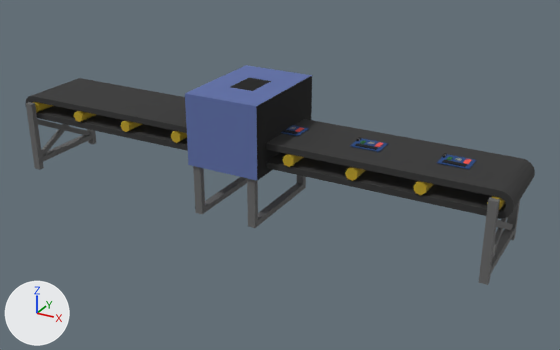
An edit to the Blender file private/blender/accuracy1.blend, drawn before and after from the same camera.
Both versions are drawn from a 50 mm camera at (6.07, -9.81, 4.34) aimed at (0.64, 0.08, -0.6). The axes (+X, +Y, +Z) are drawn at lower left. The lights are the same throughout.

The older version as bpy lines, for what is in view:
```python
ob_belt_start = bpy.data.objects.new('belt_start', me_cylindre_015)
ob_belt_start.location = (5.2, 0.0, 0.0)
ob_belt_start.rotation_euler = (1.571, 0.0, 0.0)  # degrees (90, 0, 0)
ob_belt_start.scale = (1.0, 1.0, 1.01)
ob_board_battery = bpy.data.objects.new('board_battery', me_cube_029)
ob_board_battery.location = (0.84, -0.07, 0.22)
ob_board_battery.scale = (0.163, 0.0394, 0.00593)
ob_board_cpu = bpy.data.objects.new('board_cpu', me_cube_020)
ob_board_cpu.location = (0.85, 0.1, 0.22)
ob_board_cpu.scale = (0.0401, 0.0394, 0.00347)
ob_board_main = bpy.data.objects.new('board_main', me_cube_033)
ob_board_main.location = (0.84, 0.03, 0.21)
ob_board_main.scale = (0.226, 0.179, -0.00408)
ob_board_main_001 = bpy.data.objects.new('board_main.001', me_cube_034)
ob_board_main_001.location = (2.14, 0.03, 0.21)
ob_board_main_001.scale = (0.226, 0.179, -0.00408)
ob_board_port1_001 = bpy.data.objects.new('board_port1.001', me_cube_035)
ob_board_port1_001.location = (1.93, 0.15, 0.23)
ob_board_port1_001.scale = (0.0145, 0.0145, 0.0145)
ob_board_port2_001 = bpy.data.objects.new('board_port2.001', me_cube_036)
ob_board_port2_001.location = (1.93, 0.12, 0.23)
ob_board_port2_001.scale = (0.0145, 0.0145, 0.0145)
ob_board_ssd = bpy.data.objects.new('board_ssd', me_cube_026)
ob_board_ssd.location = (0.97, 0.09, 0.22)
ob_board_ssd.scale = (0.0395, 0.0857, 0.00365)
ob_cpu_chip = bpy.data.objects.new('cpu_chip', me_cube_028)
ob_cpu_chip.location = (0.85, 0.1, 0.22)
ob_cpu_chip.scale = (0.0238, 0.0238, 0.00168)
# also in view: 'machine' at (0.17, 0.0, 0.27); 'foot3.003' at (0.65, 0.0, -1.07); 'foot3.002' at (-0.32, 0.0, -1.07); 'foot2.005' at (0.65, -0.79, -0.71); 'machine.001' at (0.78, 0.0, 0.27)
```
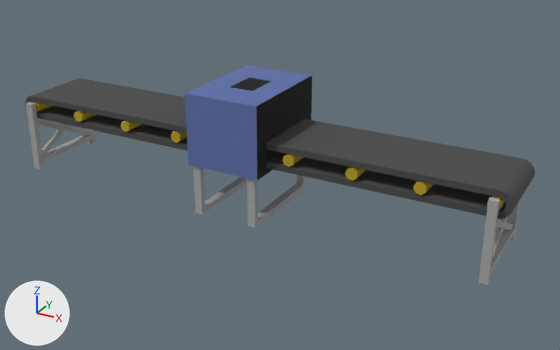
Changed parts and their boxes (x1, y1, x2, y2) in the pictures (560 x 350 px):
'belt_start', recoloured (black to grey)
    both: (25, 78, 535, 219)
'foot3.001', recoloured
    both: (479, 197, 520, 285)
'foot3', recoloured
    both: (26, 102, 96, 170)
'foot3.003', recoloured (black to grey)
    both: (258, 183, 303, 225)
'foot2.005', recoloured
    both: (247, 178, 258, 228)
'foot2.002', recoloured
    both: (193, 166, 205, 214)
'foot3.002', recoloured (black to grey)
    both: (205, 177, 247, 212)
'board_main.002', deleted
    before: (437, 154, 476, 169)
'board_main.001', deleted
    before: (350, 138, 388, 152)
'board_main', deleted
    before: (281, 125, 309, 136)
'foot2.006', recoloured
    both: (297, 175, 306, 189)
'board_battery.002', deleted
    before: (442, 160, 467, 167)
'board_battery.001', deleted
    before: (355, 143, 378, 150)
'board_battery', deleted
    before: (282, 130, 298, 134)
'board_ssd.002', deleted
    before: (463, 159, 472, 164)
'board_ssd.001', deleted
    before: (375, 142, 384, 147)
'board_ssd', deleted
    before: (295, 127, 304, 132)

The change, as a diff of the scene's bpy script:
```diff
--- a/private/blender/accuracy1.blend.py
+++ b/private/blender/accuracy1.blend.py
@@ mat_black @@
 mat_black = principled_material('black')
-mat_black.base_color = (0.0311, 0.0311, 0.0311)  # black #313131
+mat_black.base_color = (0.0668, 0.0668, 0.0668)  # dark grey #494949
 mat_black.roughness = 0.9
@@ mat_grey @@
 mat_grey = principled_material('grey')
-mat_grey.base_color = (0.138, 0.138, 0.138)  # dark grey #686868
+mat_grey.base_color = (0.393, 0.393, 0.393)  # grey #a8a8a8
 mat_grey.roughness = 0.9
@@ me_cube_009 @@
 me_cube_009.from_pydata(...)  # 8 vertices, 6 faces; spans x -1.0..1.0, y -1.0..1.0, z -1.0..0.78
-me_cube_009.materials.append(mat_grey_001)  # dark grey #686868
+me_cube_009.materials.append(mat_grey)  # grey #a8a8a8
@@ me_cube_008 @@
 me_cube_008.from_pydata(...)  # 8 vertices, 6 faces; spans x -1.0..1.0, y -1.0..1.0, z -1.0..1.0
-me_cube_008.materials.append(mat_grey_001)  # dark grey #686868
+me_cube_008.materials.append(mat_grey)  # grey #a8a8a8
@@ me_cube_019 @@
 me_cube_019.from_pydata(...)  # 8 vertices, 6 faces; spans x -1.0..1.0, y -1.0..1.0, z -1.0..0.78
-me_cube_019.materials.append(mat_grey_005)  # dark grey #686868
+me_cube_019.materials.append(mat_grey)  # grey #a8a8a8
@@ me_cube_018 @@
 me_cube_018.from_pydata(...)  # 8 vertices, 6 faces; spans x -1.0..1.0, y -1.0..1.0, z -1.0..0.78
-me_cube_018.materials.append(mat_grey_004)  # dark grey #686868
+me_cube_018.materials.append(mat_grey)  # grey #a8a8a8
@@ me_cube_021 @@
 me_cube_021.from_pydata(...)  # 8 vertices, 6 faces; spans x -1.0..1.0, y -1.0..1.0, z -1.0..1.0
-me_cube_021.materials.append(mat_grey_006)  # dark grey #686868
+me_cube_021.materials.append(mat_grey)  # grey #a8a8a8
@@ ob_board_main @@
-ob_board_main = bpy.data.objects.new('board_main', me_cube_033)
@@ ob_board_battery @@
-ob_board_battery = bpy.data.objects.new('board_battery', me_cube_029)
@@ ob_board_cpu @@
-ob_board_cpu = bpy.data.objects.new('board_cpu', me_cube_020)
@@ ob_cpu_chip @@
-ob_cpu_chip = bpy.data.objects.new('cpu_chip', me_cube_028)
@@ ob_board_ssd @@
-ob_board_ssd = bpy.data.objects.new('board_ssd', me_cube_026)
@@ ob_board_main_001 @@
-ob_board_main_001 = bpy.data.objects.new('board_main.001', me_cube_034)
@@ ob_board_port1_001 @@
-ob_board_port1_001 = bpy.data.objects.new('board_port1.001', me_cube_035)
@@ ob_board_port2_001 @@
-ob_board_port2_001 = bpy.data.objects.new('board_port2.001', me_cube_036)
@@ ob_board_port3_001 @@
-ob_board_port3_001 = bpy.data.objects.new('board_port3.001', me_cube_037)
@@ ob_board_battery_001 @@
-ob_board_battery_001 = bpy.data.objects.new('board_battery.001', me_cube_038)
@@ ob_board_cpu_001 @@
-ob_board_cpu_001 = bpy.data.objects.new('board_cpu.001', me_cube_042)
@@ ob_cpu_chip_001 @@
-ob_cpu_chip_001 = bpy.data.objects.new('cpu_chip.001', me_cube_039)
@@ ob_board_ssd_001 @@
-ob_board_ssd_001 = bpy.data.objects.new('board_ssd.001', me_cube_041)
@@ ob_board_ram1_001 @@
-ob_board_ram1_001 = bpy.data.objects.new('board_ram1.001', me_cube_043)
@@ ob_board_ram2_001 @@
-ob_board_ram2_001 = bpy.data.objects.new('board_ram2.001', me_cube_044)
@@ ob_board_main_002 @@
-ob_board_main_002 = bpy.data.objects.new('board_main.002', me_cube_055)
@@ ob_board_port1_002 @@
-ob_board_port1_002 = bpy.data.objects.new('board_port1.002', me_cube_054)
@@ ob_board_port2_002 @@
-ob_board_port2_002 = bpy.data.objects.new('board_port2.002', me_cube_053)
@@ ob_board_port3_002 @@
-ob_board_port3_002 = bpy.data.objects.new('board_port3.002', me_cube_052)
@@ ob_board_battery_002 @@
-ob_board_battery_002 = bpy.data.objects.new('board_battery.002', me_cube_051)
@@ ob_board_cpu_002 @@
-ob_board_cpu_002 = bpy.data.objects.new('board_cpu.002', me_cube_047)
@@ ob_cpu_chip_002 @@
-ob_cpu_chip_002 = bpy.data.objects.new('cpu_chip.002', me_cube_050)
@@ ob_cpu_main_002 @@
-ob_cpu_main_002 = bpy.data.objects.new('cpu_main.002', me_cube_049)
@@ ob_board_ssd_002 @@
-ob_board_ssd_002 = bpy.data.objects.new('board_ssd.002', me_cube_048)
@@ ob_board_ram1_002 @@
-ob_board_ram1_002 = bpy.data.objects.new('board_ram1.002', me_cube_046)
@@ ob_board_ram2_002 @@
-ob_board_ram2_002 = bpy.data.objects.new('board_ram2.002', me_cube_045)
```
